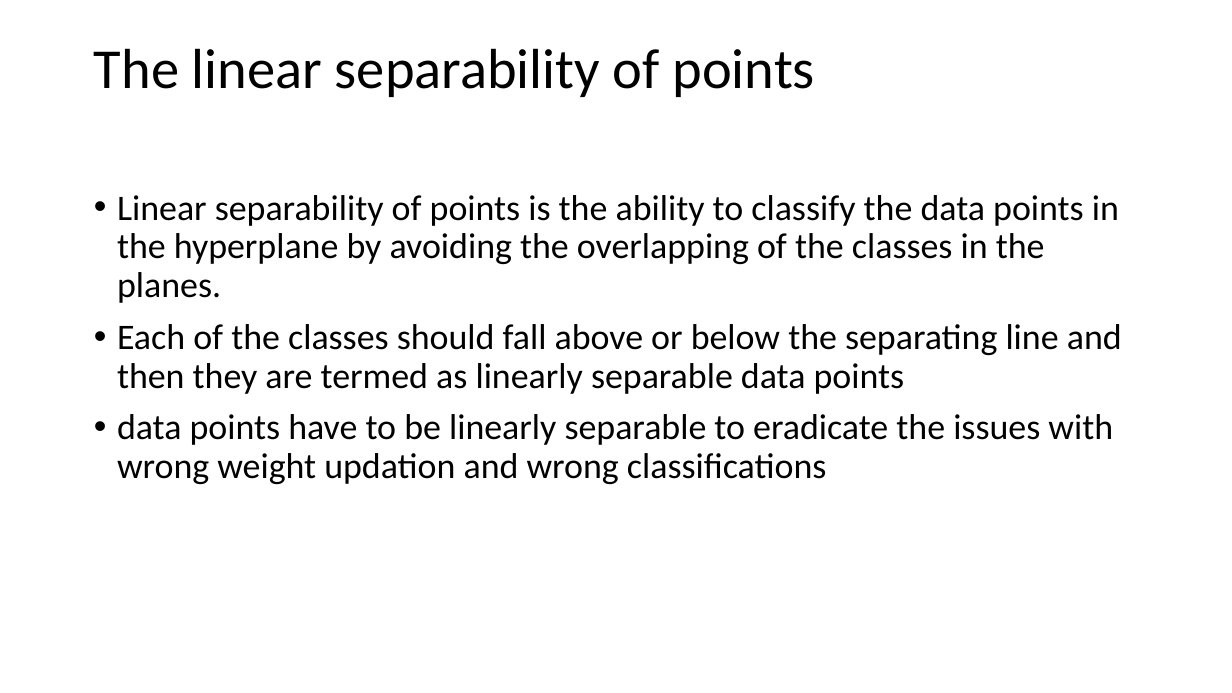
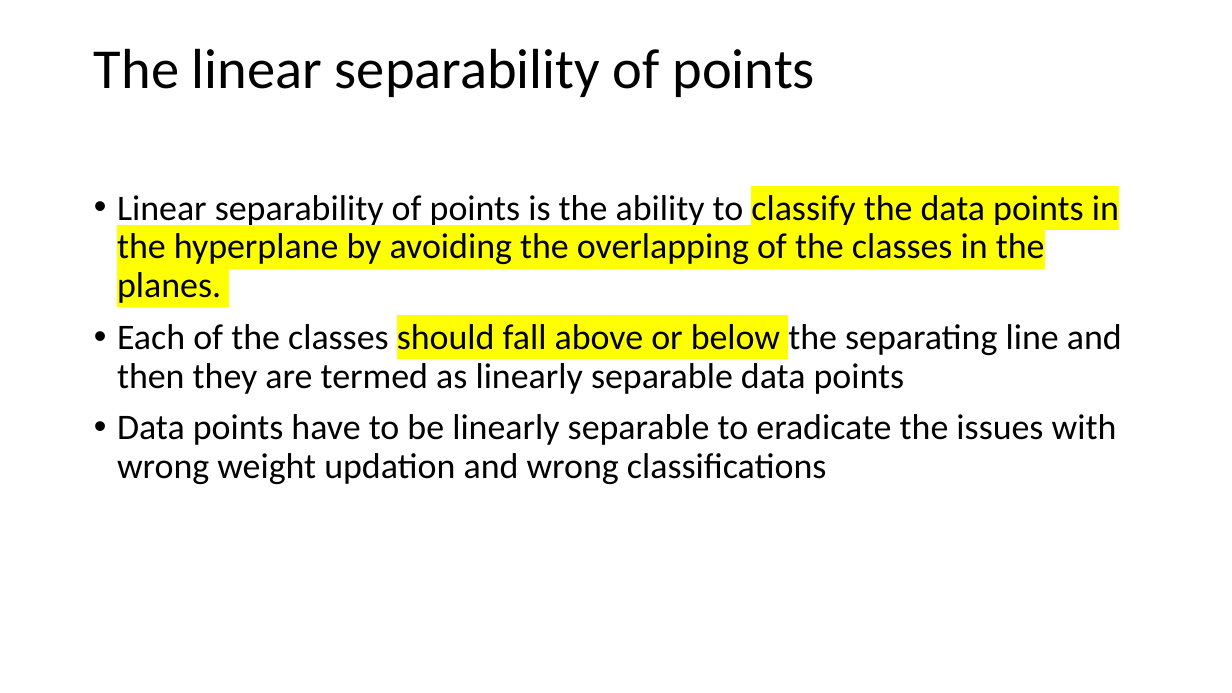
Before and after one commit to Ascii-Hermit/6thSem, a slide deck: slide 3 of DL/New/L6 Multilayer FeedForward network XOR_MNIST DIGIT.pptx. Drawn at 1232x693 pixels with LibreOffice and Linux fonts; fonts in the diff are those of the drawing. Boxes give left, top, right and bottom in pixels: in the first picture for what was removed or moved away, otherwise in the second. Text is boxed around its words. In the diff, an @@ line names an element or a change of style, - is before the commit and + after.

```diff
--- a/DL/New/L6 Multilayer FeedForward network XOR_MNIST DIGIT.pptx
+++ b/DL/New/L6 Multilayer FeedForward network XOR_MNIST DIGIT.pptx
@@ text at (117,195,1122,394): highlight none to #FFFF00 in "classify the data points in the hyperplane ...", "should fall above or below" @@
@@ text at (117,414,1117,484): text changed @@
-• data points have to be linearly separable to eradicate the issues with wrong weight updation and wrong classifications
+• Data points have to be linearly separable to eradicate the issues with wrong weight updation and wrong classifications
```
Also in this commit, not shown: 12 other slides changed, 3 other files.
